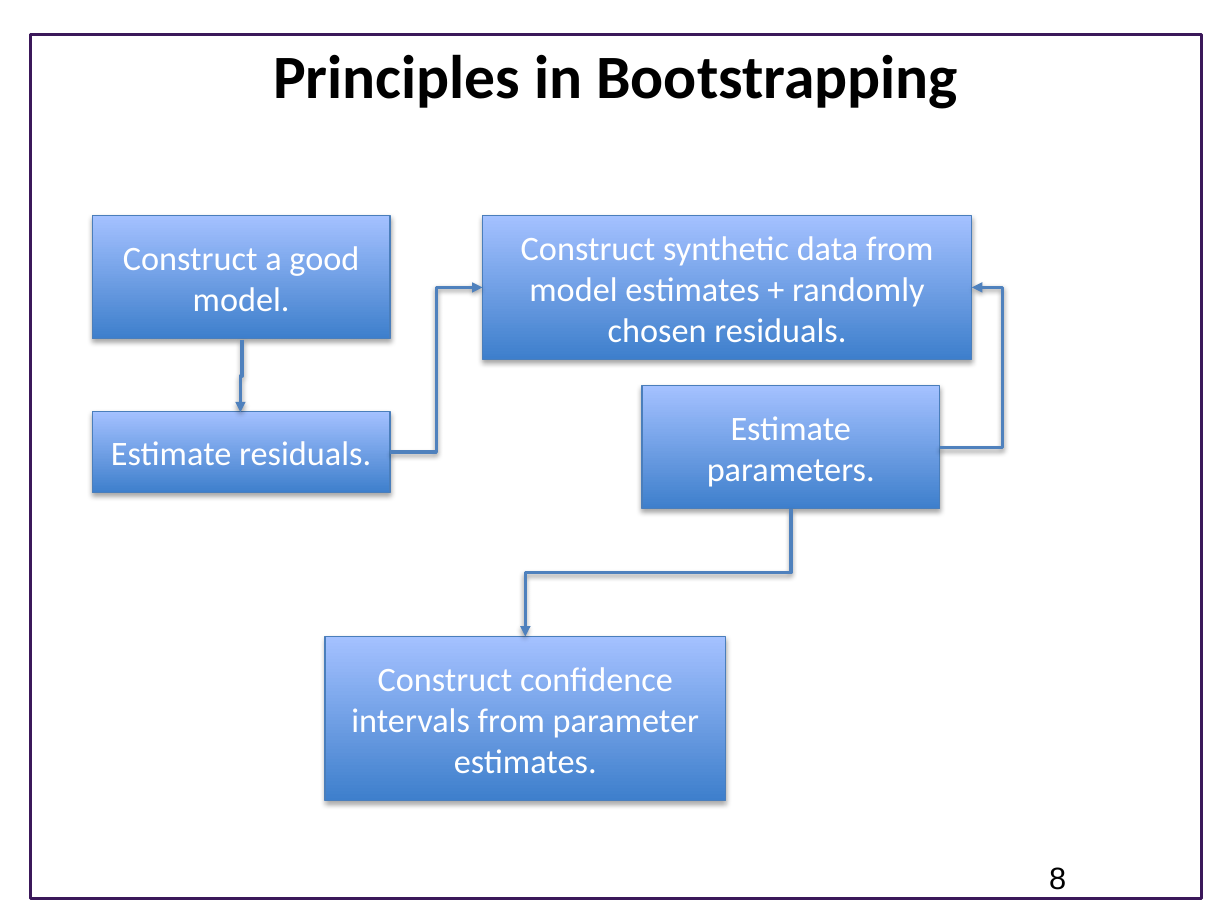
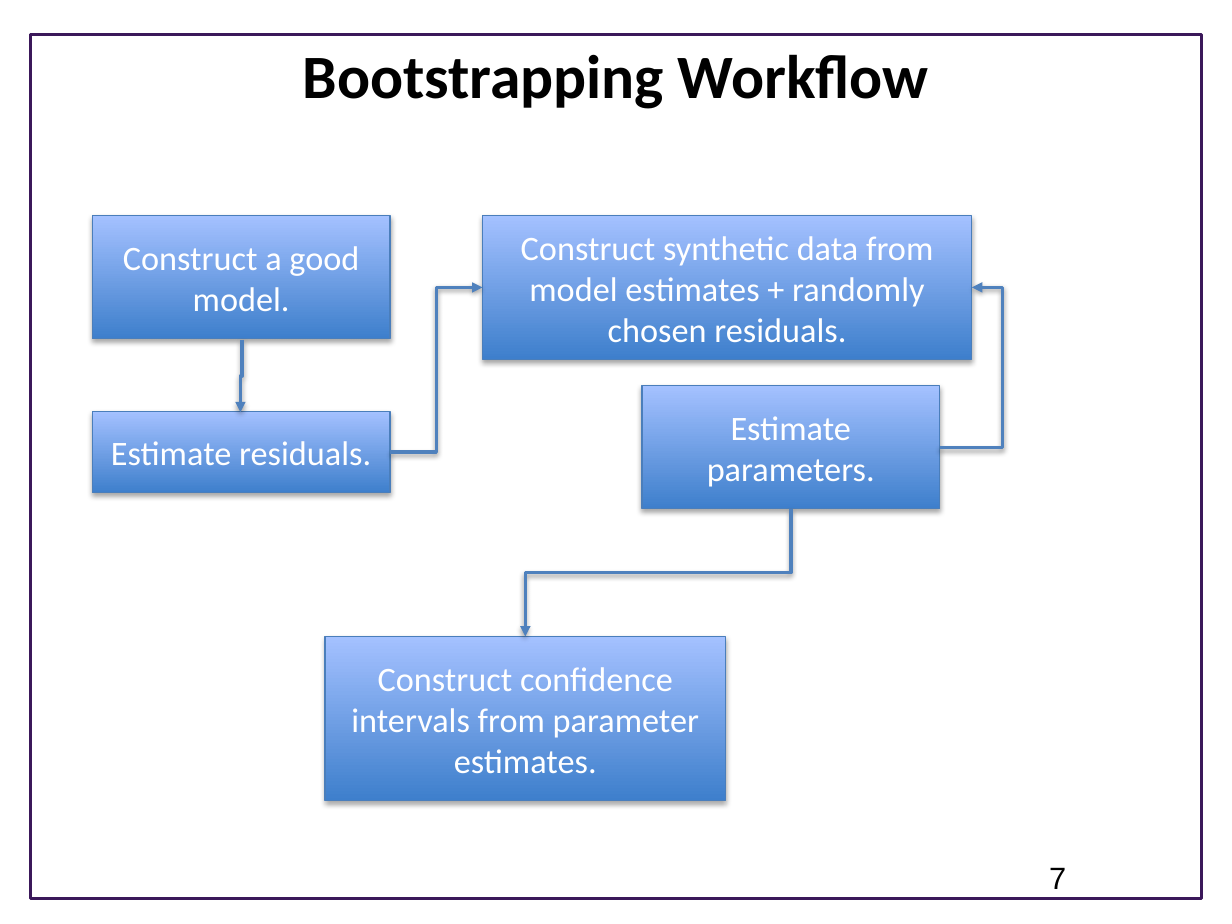
Before and after one commit to ModelEngineering/advancing-biomedical-models, a slide deck: slide 7 of lectures/lecture_11/Lecture_11_Parameter_Confidence_Intervals_With_Bootstrapping.pptx (slide 8 before the commit). Drawn at 1232x924 pixels with LibreOffice and Linux fonts; fonts in the diff are those of the drawing; background and template pictures are left out. Boxes give left, top, right and bottom in pixels: in the first picture for what was removed or moved away, otherwise in the second. Text is boxed around its words. In the diff, an @@ line names an element or a change of style, - is before the commit and + after.

```diff
--- a/lectures/lecture_11/Lecture_11_Parameter_Confidence_Intervals_With_Bootstrapping.pptx
+++ b/lectures/lecture_11/Lecture_11_Parameter_Confidence_Intervals_With_Bootstrapping.pptx
@@ title at bbox=[303, 54, 929, 109]: text changed @@
-Principles in Bootstrapping
+Bootstrapping Workflow
@@ page number at bbox=[1049, 867, 1066, 889]: text changed @@
-8
+7
```
Also in this commit, not shown: 2 other slides changed, 4 slides added, 2 slides removed.
